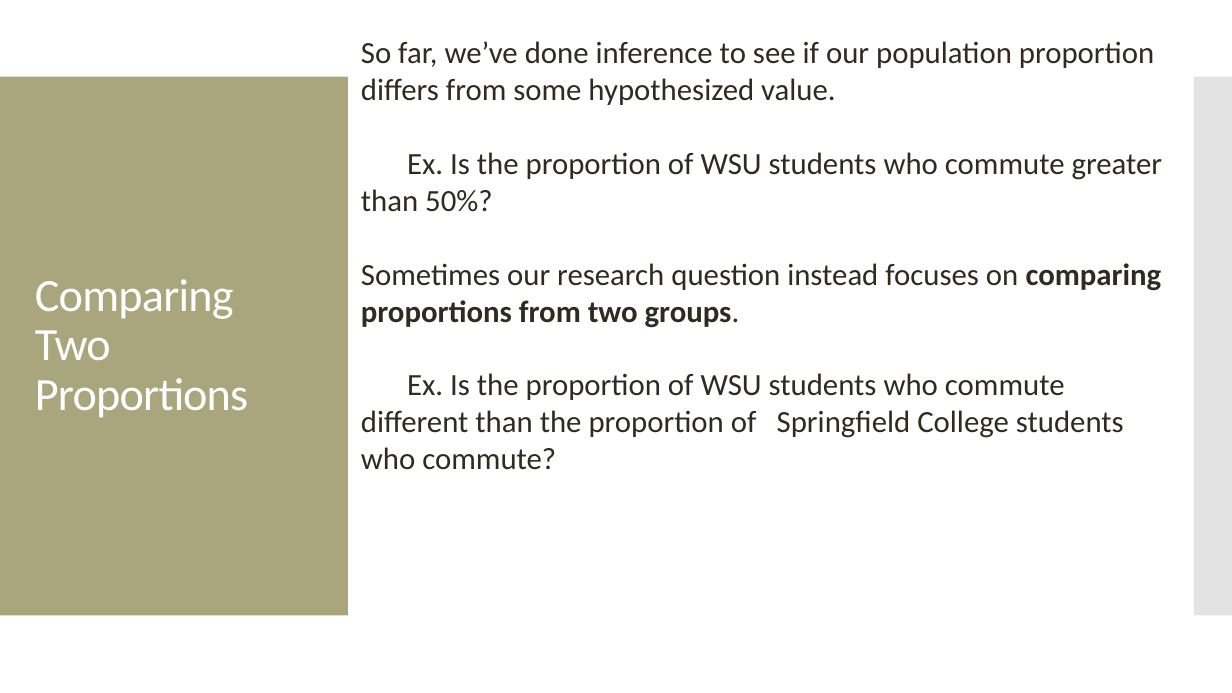
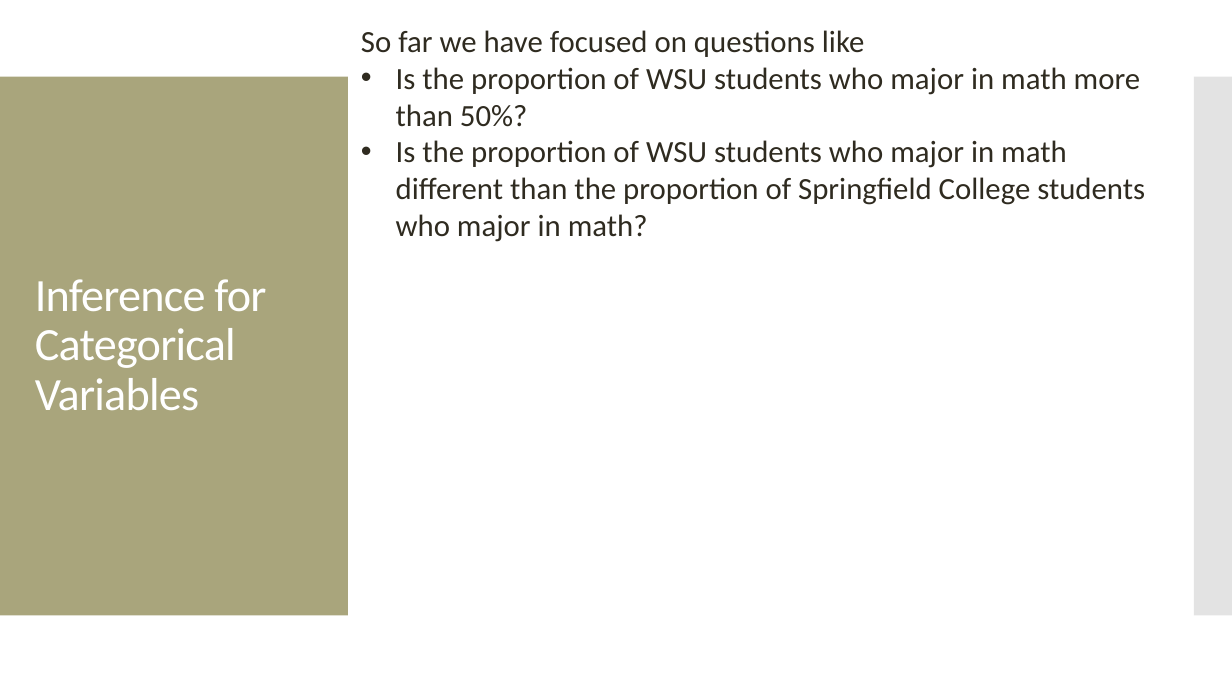
Before and after one commit to amosca01/MATH108-S24, a slide deck: slide 5 of slides/12-categorical-inference-pt2.pptx (slide 14 before the commit). Drawn at 1232x693 pixels with LibreOffice and Linux fonts; fonts in the diff are those of the drawing. Boxes give left, top, right and bottom in pixels: in the first picture for what was removed or moved away, otherwise in the second. Text is boxed around its words. In the diff, an @@ line names an element or a change of style, - is before the commit and + after.

```diff
--- a/slides/12-categorical-inference-pt2.pptx
+++ b/slides/12-categorical-inference-pt2.pptx
@@ text at [361,30,1145,242]: text changed @@
-So far, we’ve done inference to see if our population proportion differs from some hypothesized value.
-Ex. Is the proportion of WSU students who commute greater than 50%?
-Sometimes our research question instead focuses on comparing proportions from two groups.
-Ex. Is the proportion of WSU students who commute different than the proportion of Springfield College students who commute?
+So far we have focused on questions like
+• Is the proportion of WSU students who major in math more than 50%?
+• Is the proportion of WSU students who major in math different than the proportion of Springfield College students who major in math?
@@ title at [35,279,266,411]: text changed @@
-Comparing Two Proportions
+Inference for Categorical Variables
```
Also in this commit, not shown: 4 other slides changed, 4 slides added, 20 slides removed, 2 other files.
